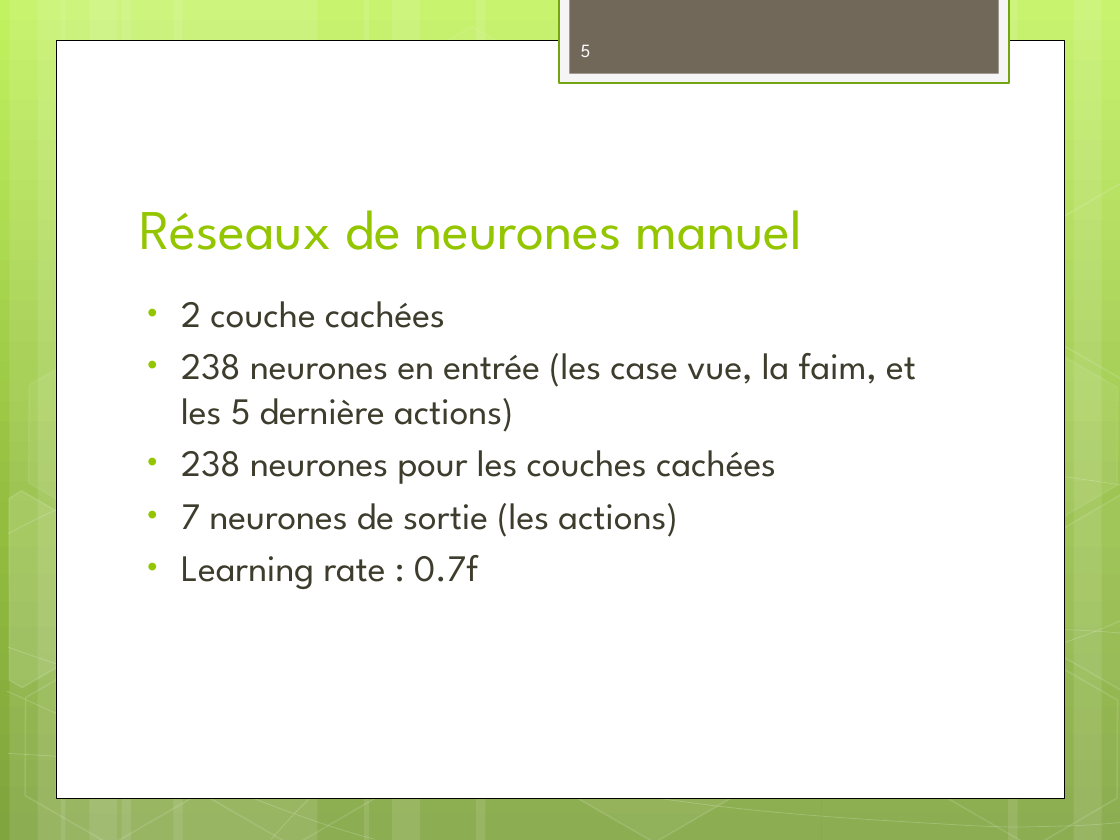
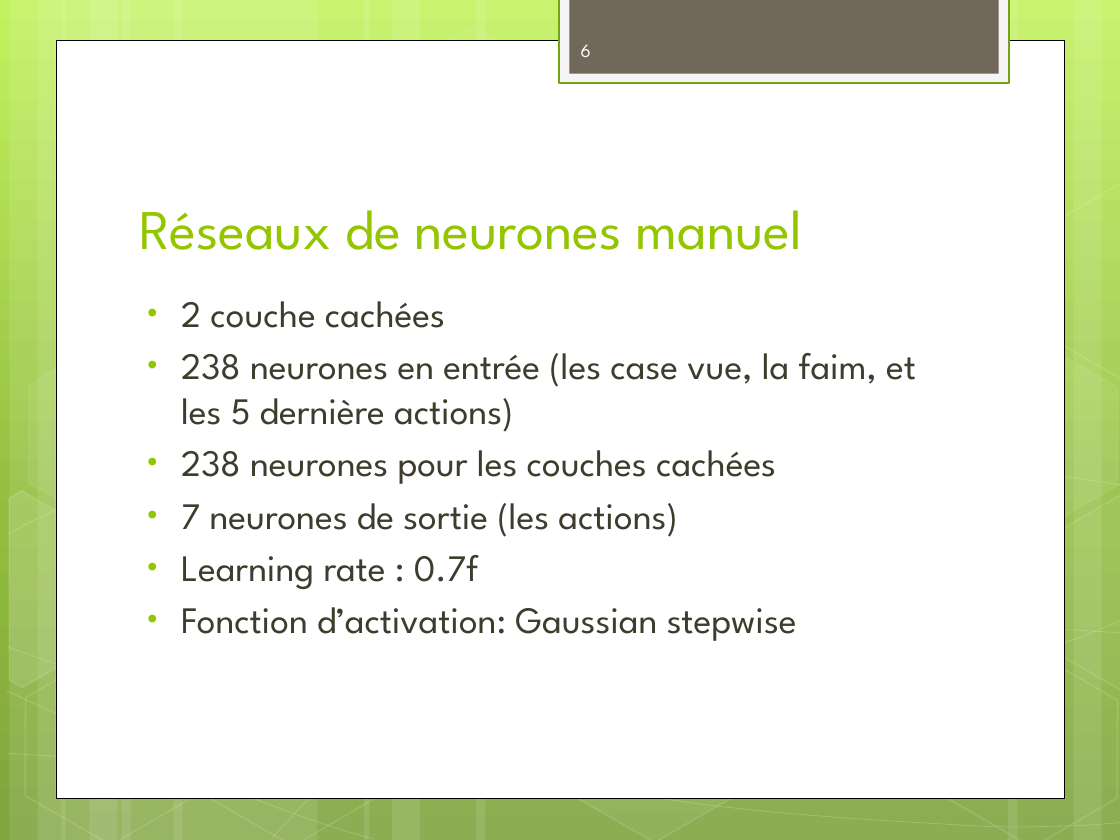
Before and after one commit to Surogate/ai-playground, a slide deck: slide 6 of Pattern Matcher.pptx (slide 5 before the commit). Drawn at 1120x840 pixels with LibreOffice and Linux fonts; fonts in the diff are those of the drawing. Boxes give left, top, right and bottom in pixels: in the first picture for what was removed or moved away, otherwise in the second. Text is boxed around its words. In the diff, an @@ line names an element or a change of style, - is before the commit and + after.

Commit message:
Correction d'appel de fonction

```diff
--- a/Pattern Matcher.pptx
+++ b/Pattern Matcher.pptx
@@ page number at box(581, 44, 591, 57): text changed @@
-5
+6
@@ text at box(181, 607, 797, 641): paragraph added @@
+• Fonction d’activation: Gaussian stepwise
```
Also in this commit, not shown: 3 other slides changed, 1 slide added, 3 other files.
